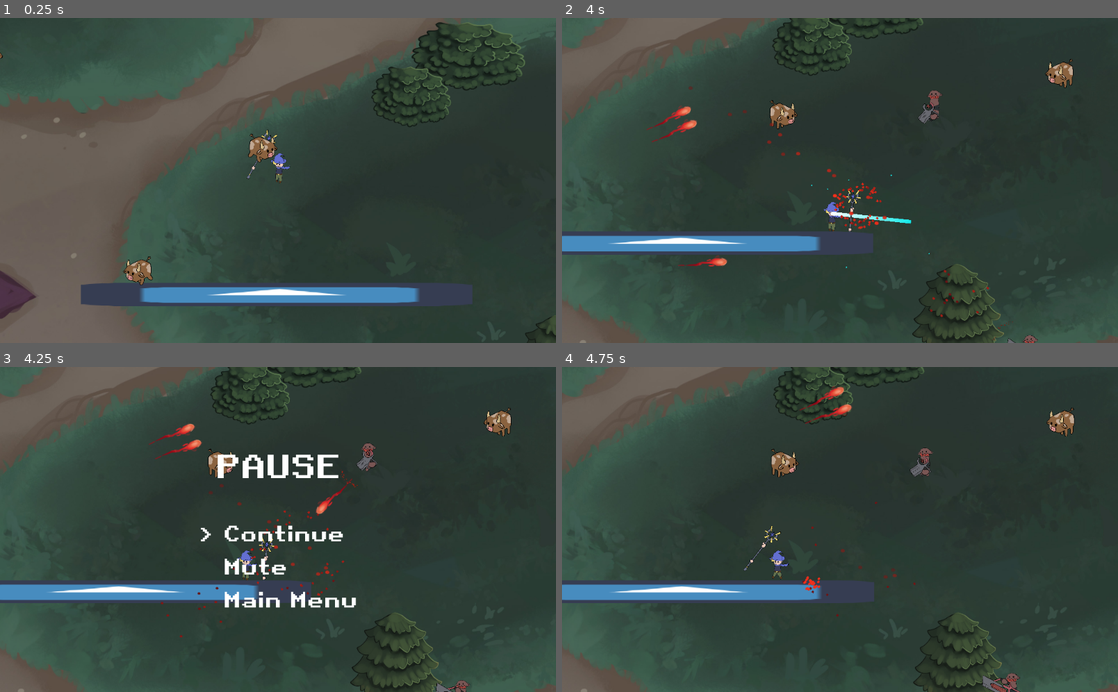
Above: before the commit, frames 1-4 (two rows, left to right).
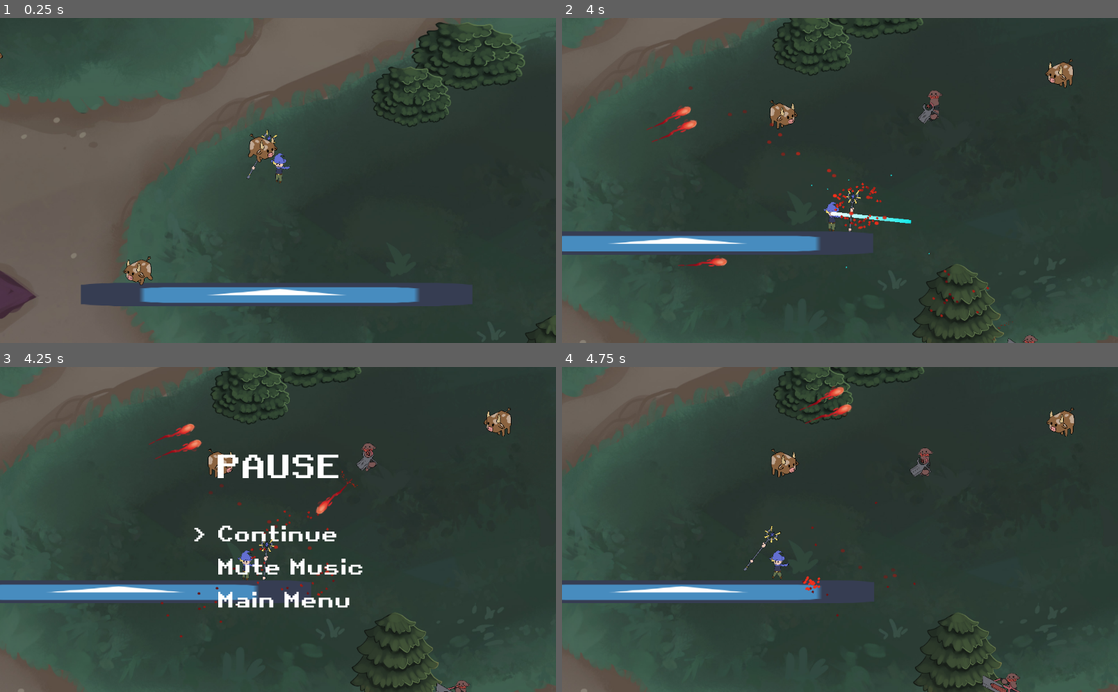
Above: after the commit, the same moments.

Repository: arnette-thomas/gmtk2021
Game: Godot game, scene res://scenes/World1.tscn
Same seed, same stepped clock (60 frames per second), same inputs: the game is played once before the commit and once after it. The engine's default icon, where the game draws it, is replaced by a stand-in: a white triangle on a blue panel in a dark square.
Inputs (mouse positions are in pixels of both pictures, inside the frame that each line leads up to):
- Up to frame 1 (0.25 s): no input
- Up to frame 2 (4 s): tap Enter (ui_accept) at 0.5, 0.77, 1.52, 3.02, 3.77 s; move the mouse to (962, 164) at 0.52 s; press the mouse at (962, 164) at 0.53 s; hold D (right) 0.53-1.28 s; right-click (962, 164) at 0.8 s; move the mouse to (728, 196) at 1.27 s; release the mouse at (728, 196) at 1.28 s; hold S (down) 1.28-2.03 s; right-click (728, 196) at 1.35 s; click (728, 196) at 1.55 s; move the mouse to (895, 109) at 2.02 s; press the mouse at (895, 109) at 2.03 s; hold D (right) 2.03-2.78 s; right-click (895, 109) at 2.3 s; move the mouse to (812, 245) at 2.77 s; release the mouse at (812, 245) at 2.78 s; hold Up (ui_up) 2.78-3.53 s; right-click (812, 245) at 2.85 s; click (812, 245) at 3.05 s; move the mouse to (1006, 229) at 3.52 s; press the mouse at (1006, 229) at 3.53 s; hold Q (left) from 3.53 s (still down); right-click (1006, 229) at 3.8 s
- Up to frame 3 (4.25 s): keep holding Q (left); tap Escape (pause) at 4.15 s
- Up to frame 4 (4.75 s): keep holding Q (left); move the mouse to (673, 480) at 4.27 s; release the mouse at (673, 480) at 4.28 s; right-click (673, 480) at 4.35 s; tap Enter (ui_accept) at 4.52 s; click (673, 480) at 4.55 s

Frames 1-2 are identical in both runs. In frame 3, 1.9% of the frame differs, in the area x 34-66%, y 48-75%; in frame 4, nothing differs.

Commit message:
Added some SFX

Diff:
--- a/scenes/AudioManager.tscn
+++ b/scenes/AudioManager.tscn
@@ -1,11 +1,29 @@
-[gd_scene load_steps=2 format=2]
+[gd_scene load_steps=7 format=2]
 
 [ext_resource path="res://gmtk2021.wav" type="AudioStream" id=1]
+[ext_resource path="res://sfx/chain_broken.wav" type="AudioStream" id=2]
+[ext_resource path="res://sfx/chain_hit.wav" type="AudioStream" id=3]
+[ext_resource path="res://sfx/chain_shoot.wav" type="AudioStream" id=4]
+[ext_resource path="res://scripts/SFX.gd" type="Script" id=5]
+[ext_resource path="res://scripts/AudioManager.gd" type="Script" id=6]
 
 [node name="AudioManager" type="Node2D"]
 pause_mode = 2
+script = ExtResource( 6 )
 
 [node name="MusicStreamPlayer" type="AudioStreamPlayer" parent="."]
 stream = ExtResource( 1 )
 volume_db = -6.0
 autoplay = true
+
+[node name="SFX" type="Node2D" parent="."]
+script = ExtResource( 5 )
+
+[node name="ChainBroken" type="AudioStreamPlayer" parent="SFX"]
+stream = ExtResource( 2 )
+
+[node name="ChainHit" type="AudioStreamPlayer" parent="SFX"]
+stream = ExtResource( 3 )
+
+[node name="ChainShoot" type="AudioStreamPlayer" parent="SFX"]
+stream = ExtResource( 4 )
--- a/scenes/GunVisu.tscn
+++ b/scenes/GunVisu.tscn
@@ -19,6 +19,9 @@
 "values": [ Vector2( 0, 0 ), Vector2( -170, 0 ), Vector2( -160, 0 ), Vector2( 0, 0 ) ]
 }
 
+[sub_resource type="AudioStreamRandomPitch" id=2]
+random_pitch = 1.2
+
 [node name="GunVisu" type="Node2D"]
 script = ExtResource( 1 )
 
@@ -32,3 +35,6 @@
 
 [node name="AnimationPlayer" type="AnimationPlayer" parent="."]
 anims/kick = SubResource( 1 )
+
+[node name="ShootSFX" type="AudioStreamPlayer2D" parent="."]
+stream = SubResource( 2 )
--- a/scenes/PauseMenu.tscn
+++ b/scenes/PauseMenu.tscn
@@ -20,14 +20,14 @@
 margin_bottom = 600.0
 
 [node name="VBoxContainer" type="VBoxContainer" parent="CenterContainer"]
-margin_left = 366.0
+margin_left = 354.0
 margin_top = 145.0
-margin_right = 657.0
+margin_right = 669.0
 margin_bottom = 455.0
 custom_constants/separation = 60
 
 [node name="Title" type="Label" parent="CenterContainer/VBoxContainer"]
-margin_right = 291.0
+margin_right = 315.0
 margin_bottom = 77.0
 size_flags_vertical = 6
 custom_fonts/font = ExtResource( 1 )
@@ -38,13 +38,13 @@
 
 [node name="VBoxContainer" type="VBoxContainer" parent="CenterContainer/VBoxContainer"]
 margin_top = 137.0
-margin_right = 291.0
+margin_right = 315.0
 margin_bottom = 310.0
 size_flags_vertical = 3
 custom_constants/separation = 10
 
 [node name="ContinueContainer" type="HBoxContainer" parent="CenterContainer/VBoxContainer/VBoxContainer"]
-margin_right = 291.0
+margin_right = 315.0
 margin_bottom = 51.0
 custom_constants/separation = 20
 
@@ -64,7 +64,7 @@
 
 [node name="OptionsContainer" type="HBoxContainer" parent="CenterContainer/VBoxContainer/VBoxContainer"]
 margin_top = 61.0
-margin_right = 291.0
+margin_right = 315.0
 margin_bottom = 112.0
 custom_constants/separation = 20
 
@@ -77,14 +77,14 @@
 
 [node name="OptionsLabel" type="Label" parent="CenterContainer/VBoxContainer/VBoxContainer/OptionsContainer"]
 margin_left = 44.0
-margin_right = 162.0
+margin_right = 315.0
 margin_bottom = 51.0
 custom_fonts/font = ExtResource( 2 )
-text = "Mute"
+text = "Mute Music"
 
 [node name="ExitContainer" type="HBoxContainer" parent="CenterContainer/VBoxContainer/VBoxContainer"]
 margin_top = 122.0
-margin_right = 291.0
+margin_right = 315.0
 margin_bottom = 173.0
 custom_constants/separation = 20
 
--- a/scenes/Player.tscn
+++ b/scenes/Player.tscn
@@ -66,5 +66,6 @@
 [node name="AnimationPlayer" type="AnimationPlayer" parent="."]
 anims/idle = SubResource( 2 )
 anims/run = SubResource( 3 )
+
 [connection signal="chain_broken" from="Chain" to="." method="_on_Chain_chain_broken"]
 [connection signal="enemy_hooked" from="Chain" to="." method="_on_Chain_enemy_hooked"]
--- /dev/null
+++ b/scripts/AudioManager.gd
@@ -0,0 +1,17 @@
+extends Node2D
+
+
+# Declare member variables here. Examples:
+# var a = 2
+# var b = "text"
+onready var SFX = $SFX
+onready var Music = $MusicStreamPlayer
+
+# Called when the node enters the scene tree for the first time.
+func _ready():
+	pass # Replace with function body.
+
+
+# Called every frame. 'delta' is the elapsed time since the previous frame.
+#func _process(delta):
+#	pass
--- a/scripts/Chain.gd
+++ b/scripts/Chain.gd
@@ -54,6 +54,7 @@
 			var shooting_dir = aim_dir if aim_dir != Vector2.ZERO else get_local_mouse_position().normalized()
 			rotation = Vector2.RIGHT.angle_to(shooting_dir)
 			animation.play("shoot")
+			AudioManager.SFX.play("ChainShoot")
 			is_shooting = true
 
 func break_chain():
@@ -72,6 +73,7 @@
 	line.width = default_line_width
 
 	emit_signal("chain_broken")
+	AudioManager.SFX.play("ChainBroken")
 
 func get_tension():
 	if hooked_enemy == null:
@@ -95,6 +97,7 @@
 		coll.scale.x = 1
 		rotation = 0
 		emit_signal("enemy_hooked", body as Enemy)
+		AudioManager.SFX.play("ChainHit")
 		is_shooting = false
 
 		# Attract enemy if not enough range
--- a/scripts/PauseMenu.gd
+++ b/scripts/PauseMenu.gd
@@ -1,8 +1,8 @@
 extends Menu
 
 onready var options_text = $CenterContainer/VBoxContainer/VBoxContainer/OptionsContainer/OptionsLabel as Label
-const MUTE_TEXT = "Mute"
-const UNMUTE_TEXT = "Unmute"
+const MUTE_TEXT = "Mute Music"
+const UNMUTE_TEXT = "Unmute Music"
 
 var muted = false
 
--- a/scripts/Player.gd
+++ b/scripts/Player.gd
@@ -40,6 +40,7 @@
 	current_gun = guns[current_gun_index].new()
 	gun_visu.get_node("Sprite").texture = current_gun.image
 	current_gun.friendly = FRIENDLY
+	gun_visu.gun = current_gun
 
 # Called every frame. 'delta' is the elapsed time since the previous frame.
 func _process(delta):
@@ -111,6 +112,7 @@
 	current_gun = guns[current_gun_index].new()
 	current_gun.friendly = FRIENDLY
 	gun_visu.get_node("Sprite").texture = current_gun.image
+	gun_visu.gun = current_gun
 
 func _on_Chain_enemy_hooked(body):
 	if body is Minecraft:
--- /dev/null
+++ b/scripts/SFX.gd
@@ -0,0 +1,24 @@
+extends Node2D
+
+
+# Declare member variables here. Examples:
+# var a = 2
+# var b = "text"
+
+
+# Called when the node enters the scene tree for the first time.
+func _ready():
+	pass # Replace with function body.
+
+
+# Called every frame. 'delta' is the elapsed time since the previous frame.
+#func _process(delta):
+#	pass
+
+func play(sound_name):
+	var sound = get_node(sound_name) as AudioStreamPlayer
+	if sound == null:
+		print_debug("Sound " + sound_name + " not found")
+		return
+
+	sound.play()
--- a/scripts/Zombie.gd
+++ b/scripts/Zombie.gd
@@ -19,10 +19,13 @@
 		current_gun.friendly = FRIENDLY
 		gun_visu.get_node("Sprite").texture = current_gun.image_evil
 		gun_visu.setup(FRIENDLY)
+	gun_visu.gun = current_gun
 
 
 # Called every frame. 'delta' is the elapsed time since the previous frame.
 func _process(delta):
+	if gun_visu.gun != current_gun:
+		gun_visu.gun = current_gun
 
 	if target == null: return
 	gun_visu.target_position = (target.position - position).normalized()
--- a/scripts/base_gun.gd
+++ b/scripts/base_gun.gd
@@ -6,12 +6,14 @@
 var reload_time : float  # En secondes
 var friendly := true
 var damage: float
+var sfx: Resource
 
-func _init(velocity_ : float, spray_angle_ : float, reload_time_ : float, damage_: float):
+func _init(velocity_ : float, spray_angle_ : float, reload_time_ : float, damage_: float, sfx_: Resource = null):
 	velocity = velocity_
 	spray_angle = spray_angle_
 	reload_time = reload_time_
 	damage = damage_
+	sfx = sfx_
 
 # Retourne un tableau des bullets créés
 func generate_bullets(position : Vector2, direction : Vector2) -> Array:
--- a/scripts/gun/Basic.gd
+++ b/scripts/gun/Basic.gd
@@ -11,8 +11,9 @@
 var image_evil := load("res://sprites/arme_basique_evil.png")
 
 var bullet_scene := load("res://scenes/Bullets/Bullet.tscn")
+var sfx_ = load("res://sfx/pistol_shoot.wav")
 
-func _init().(BULLET_SPEEEEEED, SPRAY_ANGLE, FIRING_SPEED, DAMAGE) -> void:
+func _init().(BULLET_SPEEEEEED, SPRAY_ANGLE, FIRING_SPEED, DAMAGE, sfx_) -> void:
 	pass
 
 
--- a/scripts/gun/EnergyGun.gd
+++ b/scripts/gun/EnergyGun.gd
@@ -11,8 +11,9 @@
 var image_evil := load("res://sprites/energyGun_evil.png")
 
 var bullet_scene := load("res://scenes/Bullets/GrosseBouboule.tscn")
+var sfx_ = load("res://sfx/sniper_shoot.wav")
 
-func _init().(BULLET_SPEEEEEED, SPRAY_ANGLE, FIRING_SPEED, DAMAGE) -> void:
+func _init().(BULLET_SPEEEEEED, SPRAY_ANGLE, FIRING_SPEED, DAMAGE, sfx_) -> void:
 	pass
 
 
--- a/scripts/gun/GunVisu.gd
+++ b/scripts/gun/GunVisu.gd
@@ -7,6 +7,7 @@
 var radius := 70
 onready var boisson_au_citron := $Sprite
 var gun_position
+var gun : GunBase
 
 var target_position # vecteur normalisé de l'origin vers le target
 
@@ -33,3 +34,7 @@
 func fire():
 	$AnimationPlayer.stop()
 	$AnimationPlayer.play("kick")
+	if gun != null && gun.sfx != null:
+		var sfx_node = $ShootSFX
+		(sfx_node.stream as AudioStreamRandomPitch).audio_stream = gun.sfx
+		sfx_node.play()
--- a/scripts/gun/Shotgun.gd
+++ b/scripts/gun/Shotgun.gd
@@ -12,8 +12,9 @@
 
 var image_evil := load("res://sprites/shotgun_evil.png")
 var image := load("res://sprites/shotgun.png")
+var sfx_ = load("res://sfx/shotgun_shoot.wav")
 
-func _init().(BULLET_SPEEEEEED, SPRAY_ANGLE, FIRING_SPEED, DAMAGE) -> void:
+func _init().(BULLET_SPEEEEEED, SPRAY_ANGLE, FIRING_SPEED, DAMAGE, sfx_) -> void:
 	pass
 
 
--- a/scripts/gun/Sniper.gd
+++ b/scripts/gun/Sniper.gd
@@ -11,8 +11,9 @@
 
 var image := load("res://sprites/sniper.png")
 var image_evil := load("res://sprites/sniper_evil.png")
+var sfx_ = load("res://sfx/pistol_shoot.wav")
 
-func _init().(BULLET_SPEEEEEED, SPRAY_ANGLE, FIRING_SPEED, DAMAGE) -> void:
+func _init().(BULLET_SPEEEEEED, SPRAY_ANGLE, FIRING_SPEED, DAMAGE, sfx_) -> void:
 	pass
 
 
Not shown: 1 places in scenes/GunVisu.tscn that only renumber resources
Not shown, added: sfx/chain_broken.wav.import
Not shown, added: sfx/chain_hit.wav.import
Not shown, added: sfx/chain_shoot.wav.import
Not shown, added: sfx/pistol_shoot.wav.import
Not shown, added: sfx/shotgun_shoot.wav.import
Not shown, added: sfx/sniper_shoot.wav.import
Not shown, added: sfx/chain_broken.wav
Not shown, added: sfx/chain_hit.wav
Not shown, added: sfx/chain_shoot.wav
Not shown, added: sfx/pistol_shoot.wav
Not shown, added: sfx/shotgun_shoot.wav
(and 1 more such lines)
